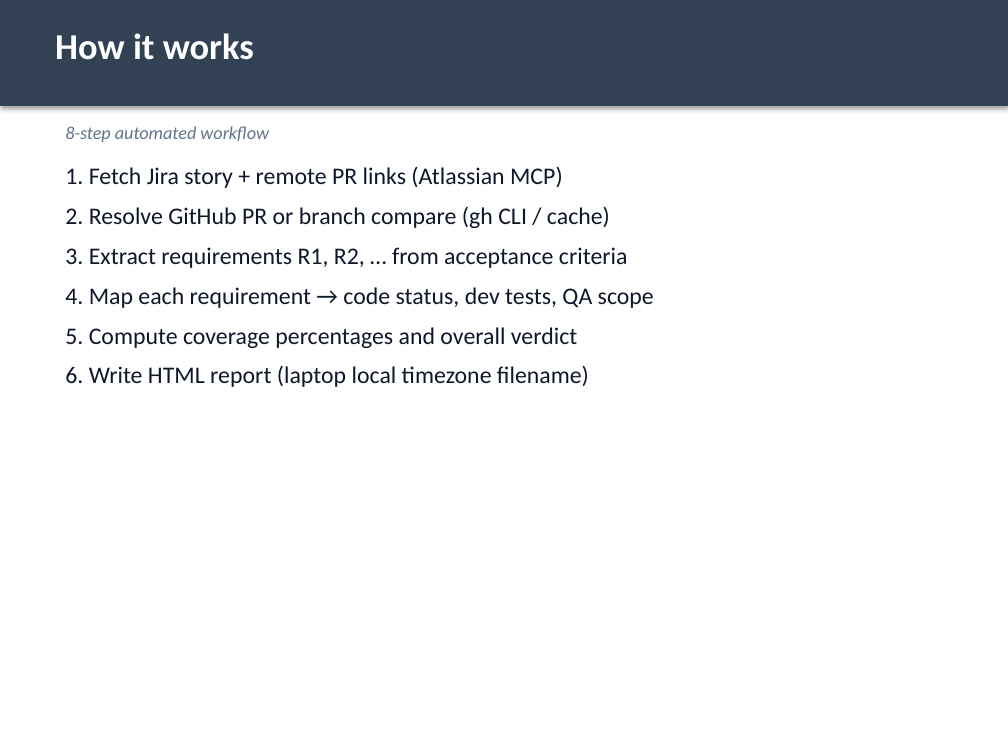
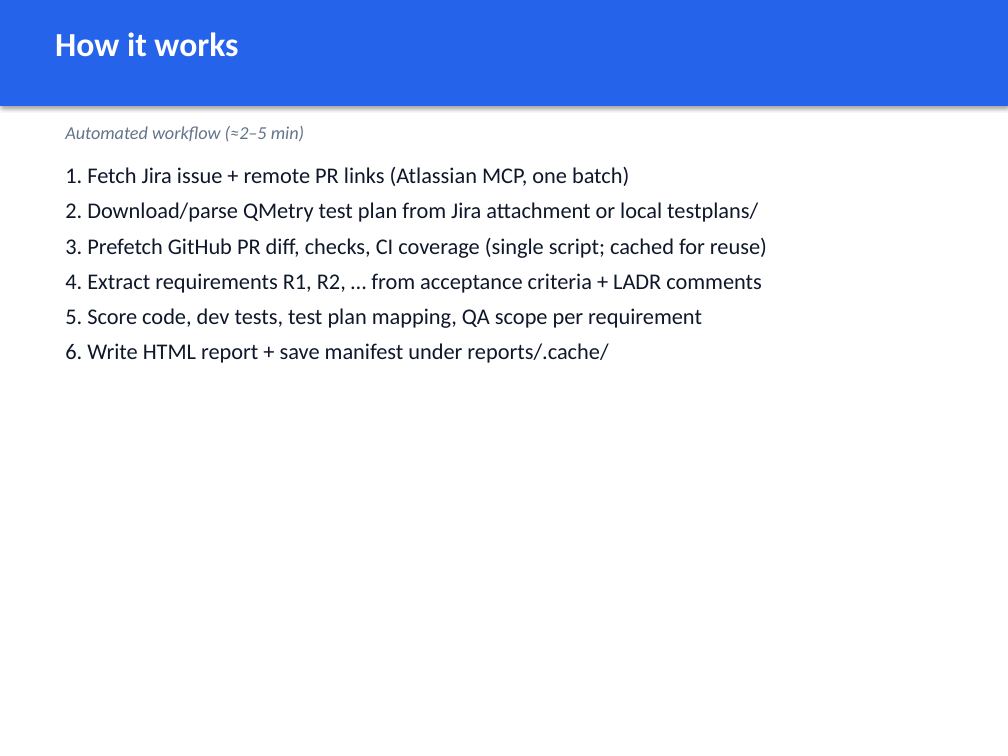
Before and after one commit to mgunjal11/pegasus-qa-agents-lab-copy, a slide deck: slide 6 of docs/MSC-Code-Coverage-Validator-Guide.pptx (slide 4 before the commit). Drawn at 1008x756 pixels with LibreOffice and Linux fonts; fonts in the diff are those of the drawing. Boxes give left, top, right and bottom in pixels: in the first picture for what was removed or moved away, otherwise in the second. Text is boxed around its words. In the diff, an @@ line names an element or a change of style, - is before the commit and + after.

```diff
--- a/docs/MSC-Code-Coverage-Validator-Guide.pptx
+++ b/docs/MSC-Code-Coverage-Validator-Guide.pptx
@@ rectangle at box(0, 0, 1008, 106): fill #334155 to #2563EB @@
@@ text "How it works" at box(55, 32, 238, 57): size 26 to 24 pt @@
@@ text at box(65, 126, 304, 142): text changed @@
-8-step automated workflow
+Automated workflow (≈2–5 min)
@@ text at box(65, 167, 767, 363): text changed; size 17 to 16 pt @@
-1. Fetch Jira story + remote PR links (Atlassian MCP)
-2. Resolve GitHub PR or branch compare (gh CLI / cache)
-3. Extract requirements R1, R2, … from acceptance criteria
-4. Map each requirement → code status, dev tests, QA scope
-5. Compute coverage percentages and overall verdict
-6. Write HTML report (laptop local timezone filename)
+1. Fetch Jira issue + remote PR links (Atlassian MCP, one batch)
+2. Download/parse QMetry test plan from Jira attachment or local testplans/
+3. Prefetch GitHub PR diff, checks, CI coverage (single script; cached for reuse)
+4. Extract requirements R1, R2, … from acceptance criteria + LADR comments
+5. Score code, dev tests, test plan mapping, QA scope per requirement
+6. Write HTML report + save manifest under reports/.cache/
```
Also in this commit, not shown: 6 other slides changed, 9 slides added, 5 slides removed, 2 other files.
